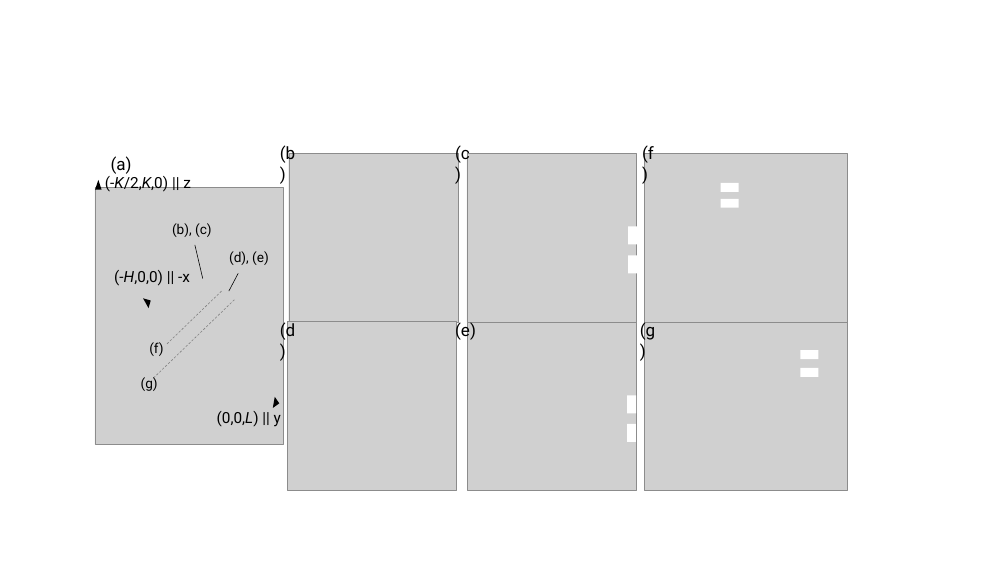
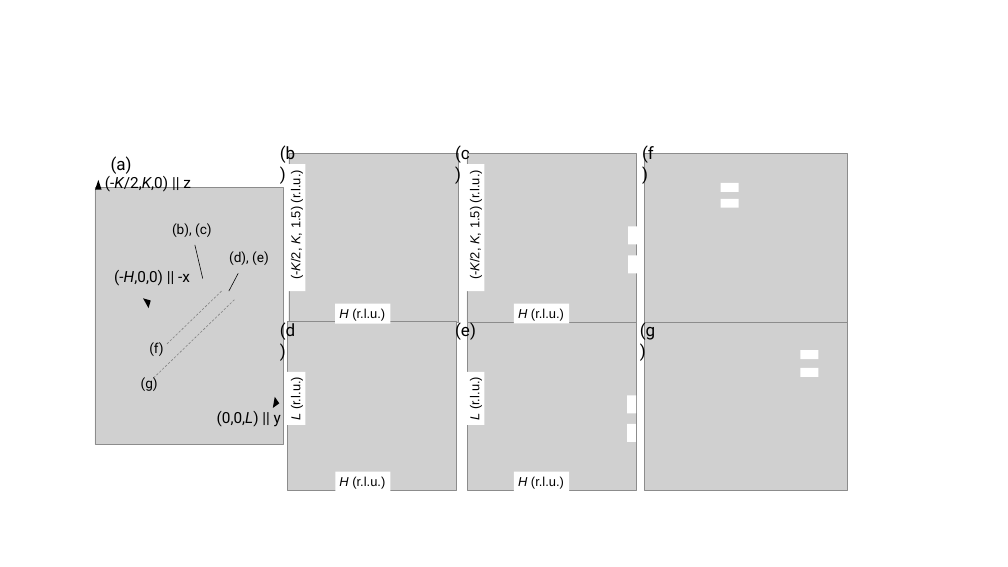
Before and after one commit to 3He-NSF/3HeNSF_2DPSD_paper, a slide deck: slide 56 of figure/figurelist [自動保存済み] [自動保存済み].pptx. Drawn at 1008x567 pixels with LibreOffice and Linux fonts; fonts in the diff are those of the drawing; grey boxes stand for pictures. Boxes give left, top, right and bottom in pixels: in the first picture for what was removed or moved away, otherwise in the second. Text is boxed around its words. In the diff, an @@ line names an element or a change of style, - is before the commit and + after.

```diff
--- a/figure/figurelist [自動保存済み] [自動保存済み].pptx
+++ b/figure/figurelist [自動保存済み] [自動保存済み].pptx
@@ group added at (285, 164, 569, 492): 8 rectangles @@
+(-K/2, K, 1.5) (r.l.u.)
+L (r.l.u.)
+(-K/2, K, 1.5) (r.l.u.)
+L (r.l.u.)
+H (r.l.u.)
+H (r.l.u.)
+H (r.l.u.)
+H (r.l.u.)
```
Also in this commit, not shown: 2 other slides changed, 18 other files.
